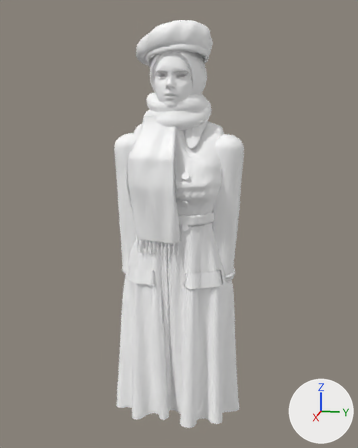
Before and after pictures for a commit that changed the glTF model m/gente2/madre.glb.
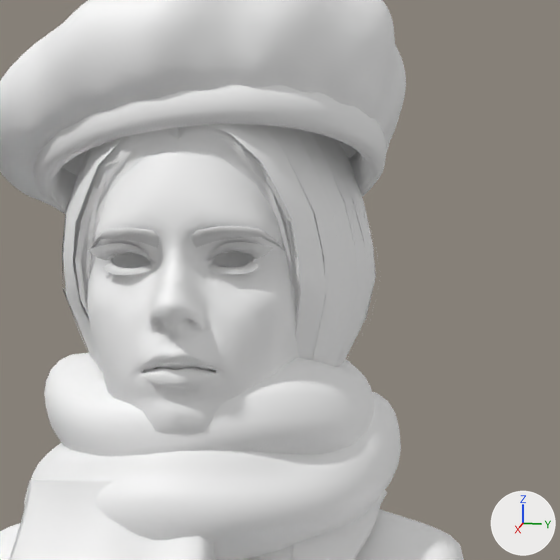
Each version appears first whole from a 50 mm lens placed at (1.719, 0.346, 1.47), pointed at (0.001, 0.002, 1.041), and next in a close-up on the part from 39% to 67% of the width and 6% to 29% of the height. Arrows for +X, +Y and +Z are at lower right; the lights stay in place. The first two pictures are the older version. Where no turn or scale is listed for an object, it has been applied to the vertices. Vertices at exactly the same position are counted once.

The older version as bpy lines, for what is in view:
```python
me_abrigo = bpy.data.meshes.new('abrigo')
me_abrigo.from_pydata(...)  # 14086 vertices, 27356 faces; spans x -0.201..0.201, y -0.236..0.236, z -0.574..0.574
me_abrigo.materials.append(mat_defaultmaterial_003)
me_cejas = bpy.data.meshes.new('cejas')
me_cejas.from_pydata(...)  # 124 vertices, 192 faces; spans x 0.0298..0.0666, y -0.0589..0.0589, z 0.7752..0.7882
me_piel = bpy.data.meshes.new('piel')
me_piel.from_pydata(...)  # 4482 vertices, 8912 faces; spans x -0.108..0.108, y -0.129..0.129, z 0.547..0.854
me_piel.materials.append(mat_defaultmaterial)
ob_abrigo = bpy.data.objects.new('abrigo', me_abrigo)
ob_abrigo.location = (0.0039, 0.0074, 0.9004)
ob_cejas = bpy.data.objects.new('cejas', me_cejas)
ob_cejas.location = (0.0641, 0.0, 0.7808)
ob_piel = bpy.data.objects.new('piel', me_piel)
ob_piel.location = (0.0415, 0.0, 0.8086)
# also in view: 'boina' at (0.021, -0.012, 1.648); 'pelo' at (0.026, -0.001, 1.542); 'bufanda' at (0.021, -0.017, 1.214); 'pestanas' at (0.115, 0.0, 1.552)
```
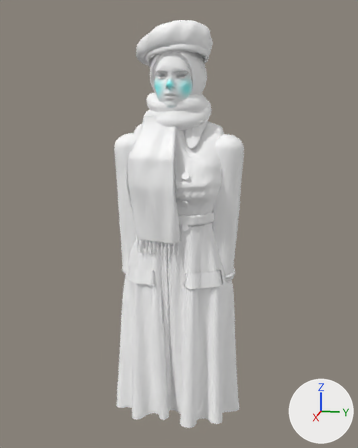
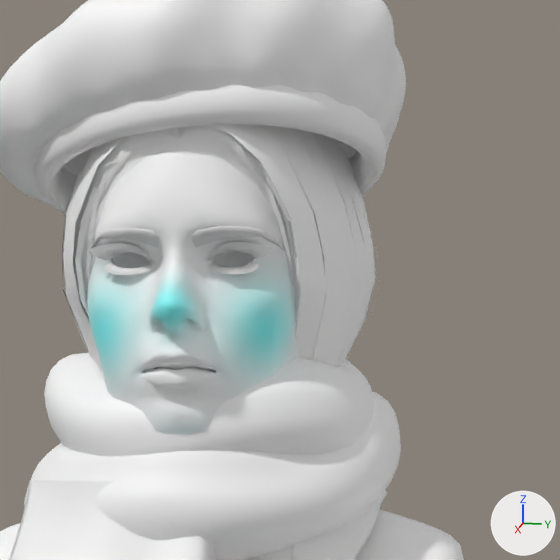
Pixel boxes [x1, y1, x2, y2] of what changed, in the close-ups (560 x 560 px):
part 1 of me_piel, recoloured
    both: [87, 267, 296, 389]
part 2 of me_piel, recoloured (white to cyan)
    both: [88, 283, 296, 382]

What the commit changed:
me_piel has 4482 vertices, 8912 faces and spans x -0.108..0.108, y -0.129..0.129, z 0.547..0.854.
me_piel is used by ob_piel; location (0.0415, 0.0, 0.8086).
me_piel part 1: 2297 faces centred in x -0.015..0.099, y -0.08..0.08, z 0.644..0.761 are repainted in the vertex colours; the middle colour goes from white #ffffff to white #f8ffff.
me_piel part 2: 483 faces centred in x -0.017..0.108, y -0.081..0.062, z 0.677..0.727 are repainted in the vertex colours; the middle colour goes from white #ffffff to cyan #b7ffff.
